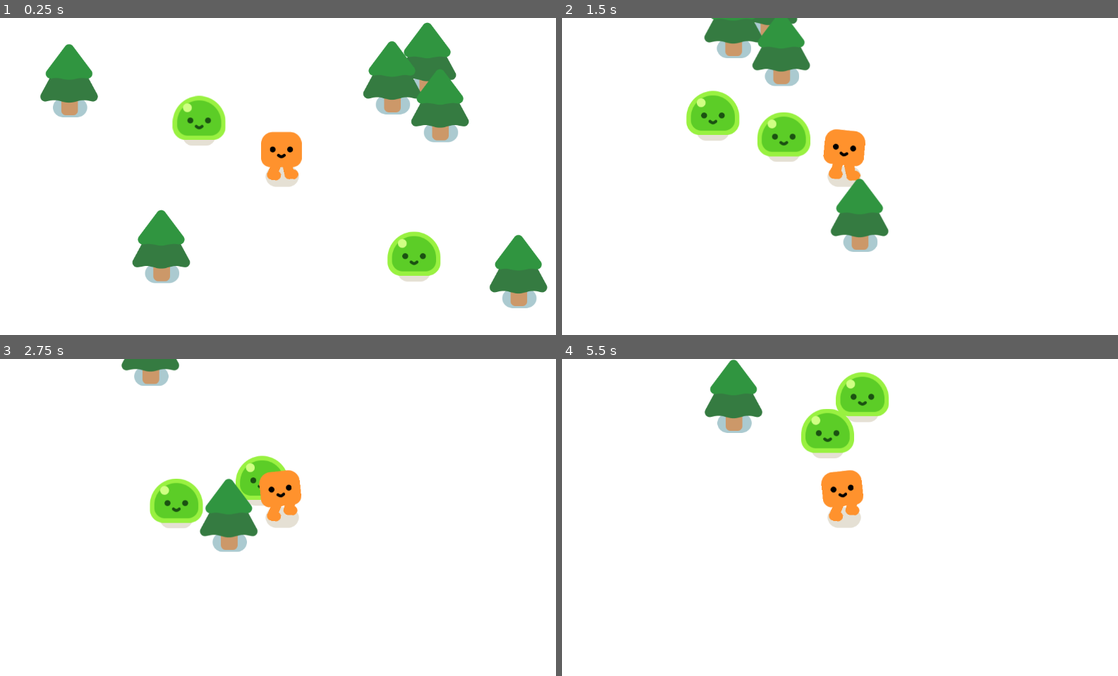
Above: before the commit, frames 1-4 (two rows, left to right).
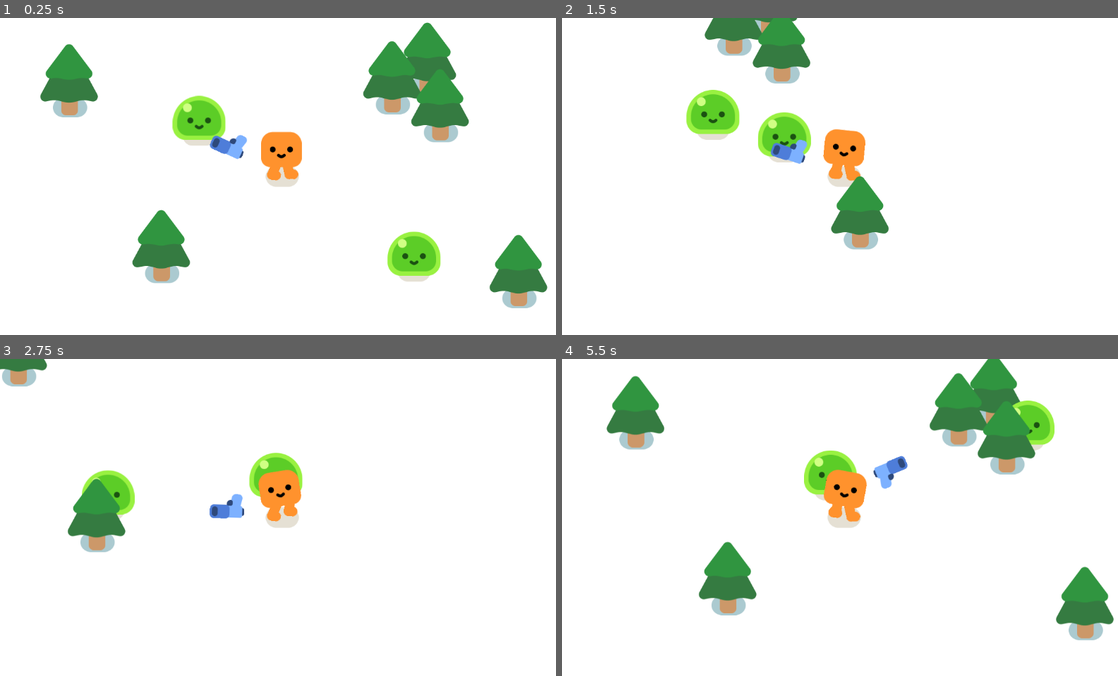
Above: after the commit, the same moments.

Repository: aland96/vampire-survivor
Game: Godot game, scene res://survivor_game.tscn
Same seed, same stepped clock (60 frames per second), same inputs: the game is played once before the commit and once after it.
Inputs:
- Up to frame 1 (0.25 s): no input
- Up to frame 2 (1.5 s): hold D (move_right) 0.53-1.28 s; hold S (move_down) from 1.28 s (still down)
- Up to frame 3 (2.75 s): release S (move_down) at 2.03 s; hold D (move_right) from 2.03 s (still down)
- Up to frame 4 (5.5 s): release D (move_right) at 2.78 s; hold W (move_up) 2.78-3.53 s; hold A (move_left) 3.53-5.03 s; hold S (move_down) from 5.03 s (still down)

The runs differ from the first frame. In frame 1, 0.3% of the frame differs, in the area x 37-45%, y 36-45%; in frame 2, 1.7%; in frame 3, 7.0%; in frame 4, 15%, in the area x 7-100%, y 0-89%.

Commit message:
add gun and bullet, start shooting mechanic

Diff:
--- /dev/null
+++ b/bullet.gd
@@ -0,0 +1,20 @@
+extends Area2D
+
+var travelled_distance = 0
+
+func _physics_process(delta: float) -> void:
+	const SPEED = 1000
+	const RANGE = 1000
+
+	var direction = Vector2.RIGHT.rotated(rotation)
+	position += direction * SPEED * delta
+
+	travelled_distance += SPEED * delta
+	if travelled_distance > RANGE:
+		queue_free()
+
+
+func _on_body_entered(body: Node2D) -> void:
+	queue_free()
+	if body.has_method("take_damage"):
+		body.take_damage()
--- /dev/null
+++ b/bullet.tscn
@@ -0,0 +1,22 @@
+[gd_scene load_steps=4 format=3 uid="uid://oko7pps3c6at"]
+
+[ext_resource type="Texture2D" uid="uid://dftkbqwsfd68r" path="res://pistol/projectile.png" id="1_v7oki"]
+[ext_resource type="Script" uid="uid://bb4tgm020a7yt" path="res://bullet.gd" id="1_v8qja"]
+
+[sub_resource type="CircleShape2D" id="CircleShape2D_v8qja"]
+radius = 18.0278
+
+[node name="Bullet" type="Area2D"]
+top_level = true
+collision_layer = 0
+collision_mask = 3
+script = ExtResource("1_v8qja")
+
+[node name="Projectile" type="Sprite2D" parent="."]
+position = Vector2(-11, -1)
+texture = ExtResource("1_v7oki")
+
+[node name="CollisionShape2D" type="CollisionShape2D" parent="."]
+shape = SubResource("CircleShape2D_v8qja")
+
+[connection signal="body_entered" from="." to="." method="_on_body_entered"]
--- /dev/null
+++ b/gun.gd
@@ -0,0 +1,17 @@
+extends Area2D
+
+func _physics_process(delta: float) -> void:
+	var enemies = get_overlapping_bodies()
+	if enemies.size() > 0:
+		var target = enemies[0]
+		look_at(target.global_position)
+
+func shoot():
+	const BULLET = preload("res://bullet.tscn")
+	var new_bullet = BULLET.instantiate()
+	new_bullet.global_position = %ShootingPoint.global_position
+	new_bullet.global_rotation = %ShootingPoint.global_rotation
+	%ShootingPoint.add_child(new_bullet)
+
+func _on_timer_timeout() -> void:
+	shoot()
--- /dev/null
+++ b/gun.tscn
@@ -0,0 +1,31 @@
+[gd_scene load_steps=4 format=3 uid="uid://bj0qi842j38jo"]
+
+[ext_resource type="Script" uid="uid://b48702hetwi71" path="res://gun.gd" id="1_dk5gl"]
+[ext_resource type="Texture2D" uid="uid://cswb5do8rrj7q" path="res://pistol/pistol.png" id="1_vk1bi"]
+
+[sub_resource type="CircleShape2D" id="CircleShape2D_dk5gl"]
+radius = 491.261
+
+[node name="Gun" type="Area2D"]
+collision_layer = 0
+collision_mask = 2
+script = ExtResource("1_dk5gl")
+
+[node name="CollisionShape2D" type="CollisionShape2D" parent="."]
+shape = SubResource("CircleShape2D_dk5gl")
+
+[node name="WeaponPivot" type="Marker2D" parent="."]
+
+[node name="Pistol" type="Sprite2D" parent="WeaponPivot"]
+position = Vector2(112, -15)
+texture = ExtResource("1_vk1bi")
+
+[node name="ShootingPoint" type="Marker2D" parent="WeaponPivot/Pistol"]
+unique_name_in_owner = true
+position = Vector2(26, -11)
+
+[node name="Timer" type="Timer" parent="."]
+wait_time = 0.4
+autostart = true
+
+[connection signal="timeout" from="Timer" to="." method="_on_timer_timeout"]
--- a/mob.tscn
+++ b/mob.tscn
@@ -7,6 +7,8 @@
 radius = 50.0
 
 [node name="Mob" type="CharacterBody2D"]
+collision_layer = 2
+collision_mask = 3
 script = ExtResource("1_nokgg")
 
 [node name="Slime" parent="." instance=ExtResource("1_dy6sc")]
--- a/player.tscn
+++ b/player.tscn
@@ -1,7 +1,8 @@
-[gd_scene load_steps=4 format=3 uid="uid://cn48dv4ikro1e"]
+[gd_scene load_steps=5 format=3 uid="uid://cn48dv4ikro1e"]
 
 [ext_resource type="PackedScene" uid="uid://pbmyh1qru7p" path="res://characters/happy_boo/happy_boo.tscn" id="1_4flbx"]
 [ext_resource type="Script" uid="uid://b727aabgc3cfe" path="res://player.gd" id="1_onrkg"]
+[ext_resource type="PackedScene" uid="uid://bj0qi842j38jo" path="res://gun.tscn" id="3_i3pqv"]
 
 [sub_resource type="CircleShape2D" id="CircleShape2D_onrkg"]
 radius = 30.0
@@ -15,3 +16,6 @@
 shape = SubResource("CircleShape2D_onrkg")
 
 [node name="Camera2D" type="Camera2D" parent="."]
+
+[node name="Gun" parent="." instance=ExtResource("3_i3pqv")]
+position = Vector2(0, -35)
Not shown, added: bullet.gd.uid
Not shown, added: gun.gd.uid
